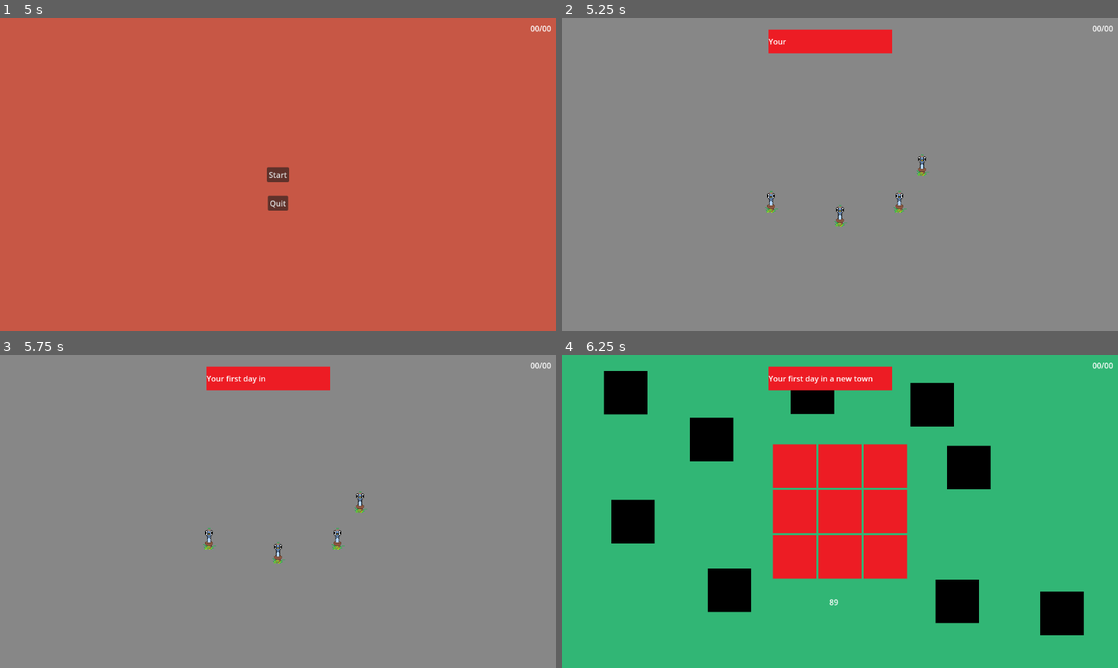
Above: before the commit, frames 1-4 (two rows, left to right).
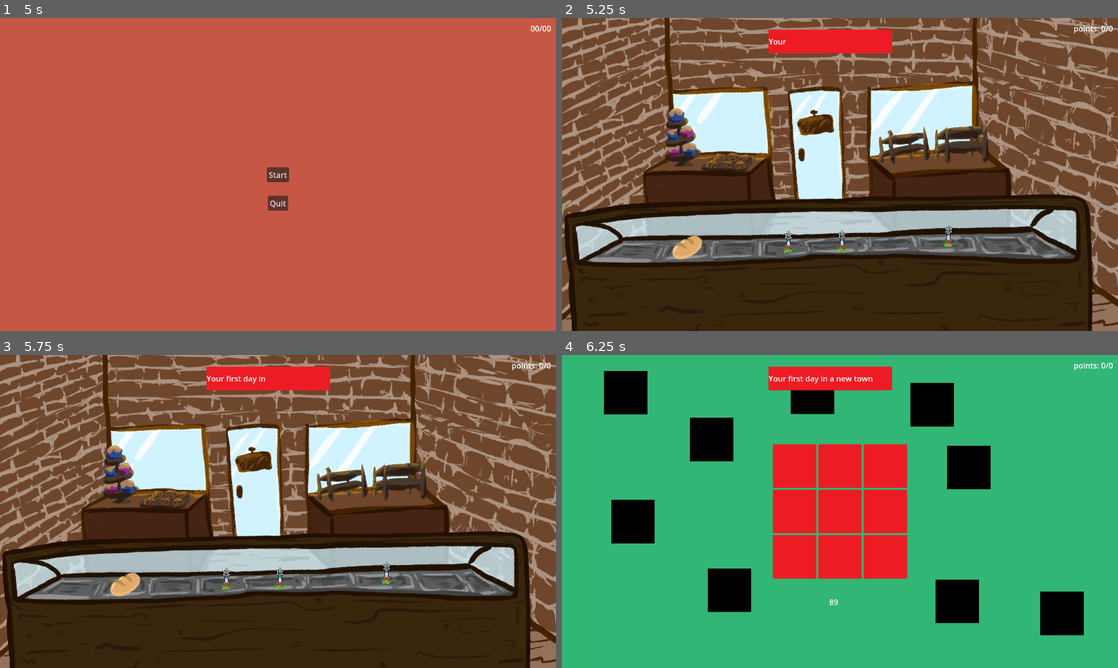
Above: after the commit, the same moments.

Repository: LauraVEkris/FreshlyBaked
Game: Godot game, scene res://scenes/main.tscn
Same seed, same stepped clock (60 frames per second), same inputs: the game is played once before the commit and once after it.
Inputs (mouse positions are in pixels of both pictures, inside the frame that each line leads up to; where the layout moved, square brackets give the same spot in the first picture):
- Up to frame 1 (5 s): click (122, 246) [211, 202] at 0.5 s; click (122, 246) [211, 202] at 1.25 s; click (227, 243) [278, 218] at 2 s; click (227, 243) [278, 218] at 2.75 s; click (389, 237) [361, 165] at 3.5 s; click (389, 237) [361, 165] at 4.25 s
- Up to frame 2 (5.25 s): click "Start" at 5 s
- Up to frame 3 (5.75 s): no input
- Up to frame 4 (6.25 s): click (840, 580) [901, 539] at 5.75 s

Frame 1 is identical in both runs. In frame 2, 97% of the frame differs, in the area x 0-100%, y 0-100%; in frame 3, 97%; in frame 4, less than 0.1%.
Error before the commit: Invalid assignment of property or key 'text' with value of type 'String' on a base object of type 'null instance'. (res://scripts/singletons/gameManager.gd:21)

Commit message:
starting with the assets!

Diff:
--- a/scenes/main.tscn
+++ b/scenes/main.tscn
@@ -1,7 +1,10 @@
-[gd_scene load_steps=5 format=3 uid="uid://chbdeku86l8uj"]
+[gd_scene load_steps=8 format=3 uid="uid://chbdeku86l8uj"]
 
 [ext_resource type="Texture2D" uid="uid://4ec26rqta3u7" path="res://assets/Jeffrey-plant.png" id="1_248q6"]
+[ext_resource type="Texture2D" uid="uid://dmkf4ofgd54h4" path="res://assets/screens/bakeryInterior.png" id="1_msc7s"]
 [ext_resource type="Script" path="res://scripts/customer.gd" id="2_rmutj"]
+[ext_resource type="Texture2D" uid="uid://bxsbr4an5q6ce" path="res://assets/items/counter.png" id="2_s35vk"]
+[ext_resource type="Texture2D" uid="uid://chvi07rc5st0j" path="res://assets/items/bun.png" id="4_6ta7e"]
 [ext_resource type="Script" path="res://scripts/minigame.gd" id="4_alnpd"]
 [ext_resource type="Script" path="res://scripts/menu.gd" id="4_ku4c5"]
 
@@ -13,14 +16,14 @@
 grow_horizontal = 2
 grow_vertical = 2
 
-[node name="ColorRect" type="ColorRect" parent="."]
-layout_mode = 1
-anchors_preset = 15
-anchor_right = 1.0
-anchor_bottom = 1.0
-grow_horizontal = 2
-grow_vertical = 2
-color = Color(0.529067, 0.529067, 0.529067, 1)
+[node name="TextureRect" type="TextureRect" parent="."]
+layout_mode = 1
+anchors_preset = 15
+anchor_right = 1.0
+anchor_bottom = 1.0
+grow_horizontal = 2
+grow_vertical = 2
+texture = ExtResource("1_msc7s")
 
 [node name="Customer" type="TextureRect" parent="."]
 layout_mode = 1
@@ -35,10 +38,24 @@
 offset_bottom = 20.0
 grow_horizontal = 2
 grow_vertical = 2
-texture = ExtResource("1_248q6")
 script = ExtResource("2_rmutj")
-looks = Array[String](["res://assets/Jeffrey-plant.png"])
+looks = Array[String](["res://assets/characters/goth.png"])
 orders = Array[String](["bun"])
+
+[node name="TextureRect2" type="TextureRect" parent="."]
+layout_mode = 1
+anchors_preset = 7
+anchor_left = 0.5
+anchor_top = 1.0
+anchor_right = 0.5
+anchor_bottom = 1.0
+offset_left = -576.0
+offset_top = -352.0
+offset_right = 576.0
+grow_horizontal = 2
+grow_vertical = 0
+texture = ExtResource("2_s35vk")
+stretch_mode = 2
 
 [node name="Display" type="Control" parent="."]
 anchors_preset = 0
@@ -49,34 +66,37 @@
 
 [node name="BunButton" type="TextureButton" parent="Display"]
 layout_mode = 0
-offset_right = 60.0
-offset_bottom = 60.0
+offset_left = -176.0
+offset_top = 88.0
+offset_right = -112.0
+offset_bottom = 152.0
+texture_normal = ExtResource("4_6ta7e")
+stretch_mode = 0
+
+[node name="CroissantButton" type="TextureButton" parent="Display"]
+layout_mode = 0
+offset_left = 36.0
+offset_top = 83.0
+offset_right = 96.0
+offset_bottom = 143.0
 texture_normal = ExtResource("1_248q6")
 stretch_mode = 0
 
-[node name="CroissantButton" type="TextureButton" parent="Display"]
-layout_mode = 0
-offset_left = 143.0
-offset_top = 29.0
-offset_right = 203.0
-offset_bottom = 89.0
+[node name="CookieButton" type="TextureButton" parent="Display"]
+layout_mode = 0
+offset_left = 147.0
+offset_top = 82.0
+offset_right = 207.0
+offset_bottom = 142.0
 texture_normal = ExtResource("1_248q6")
 stretch_mode = 0
 
-[node name="CookieButton" type="TextureButton" parent="Display"]
-layout_mode = 0
-offset_left = 266.0
-offset_right = 326.0
-offset_bottom = 60.0
-texture_normal = ExtResource("1_248q6")
-stretch_mode = 0
-
 [node name="MuffinButton" type="TextureButton" parent="Display"]
 layout_mode = 0
-offset_left = 313.0
-offset_top = -76.0
-offset_right = 373.0
-offset_bottom = -16.0
+offset_left = 368.0
+offset_top = 71.0
+offset_right = 428.0
+offset_bottom = 131.0
 texture_normal = ExtResource("1_248q6")
 stretch_mode = 0
 
--- a/scripts/singletons/gameManager.gd
+++ b/scripts/singletons/gameManager.gd
@@ -10,17 +10,17 @@
 
 #gamefeel variables
 var lines:Array[String]
-var pointsLabel
+var pointsLabel:Label
 
 # Called when the node enters the scene tree for the first time.
 func _ready() -> void:
 	days = 0
 	points = 0
 	neededCustomers = 3
-	pointsLabel = $pointsLabel
-	pointsLabel.text = "points: " + str(points) + "/" + str(neededPoints)
 
 func startGame():
+	pointsLabel = $"/root/Control/pointsLabel"
+	pointsLabel.text = "points: " + str(points) + "/" + str(neededPoints)
 	#start the first day
 	lines = ["Your first day in a new town, with new people",
 	"you enter your bakery, ready for a fresh start"]
Binary file added: assets/characters/goth.png
Not shown, added: assets/characters/goth.png.import
Binary file changed: assets/items/bun.png
Binary file added: assets/items/counter.png
Not shown, added: assets/items/counter.png.import
Binary file added: assets/screens/bakeryInterior.png
Not shown, added: assets/screens/bakeryInterior.png.import
Not shown, changed: docs/FreshlyBaked-log.docx
Not shown, added: docs/artProgress/bakeryBackground.kra
Not shown, added: docs/artProgress/bakeryBackground2.kra
Not shown, added: docs/artProgress/bakeryBackground3.kra
Not shown, added: docs/artProgress/bakeryBackground4.kra
(and 4 more such lines)
